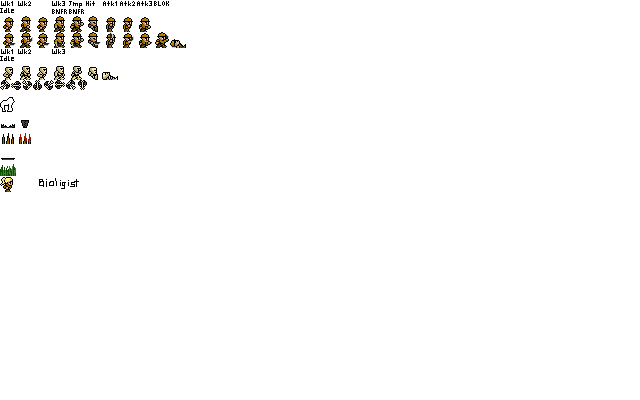
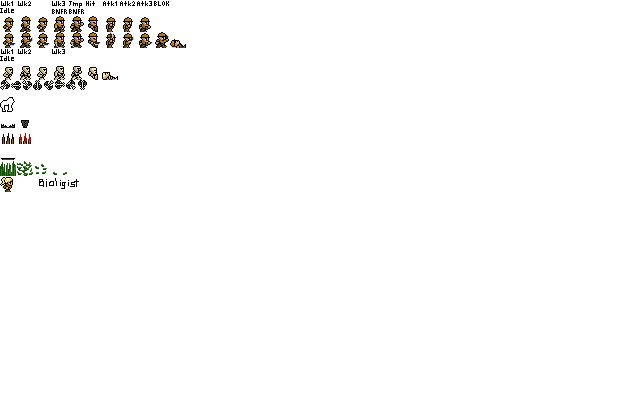
Layers edited between the first and the second (640, 400) image:
painted on "sprites" over [left=0, top=161, right=67, bottom=176]
